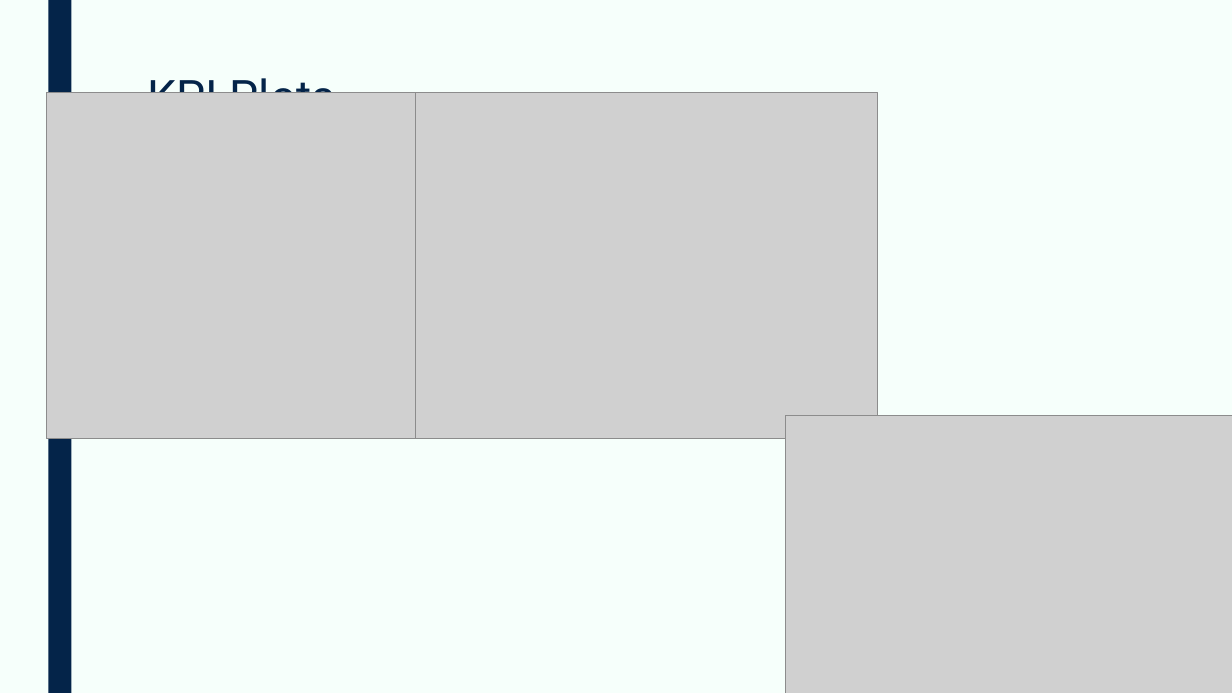
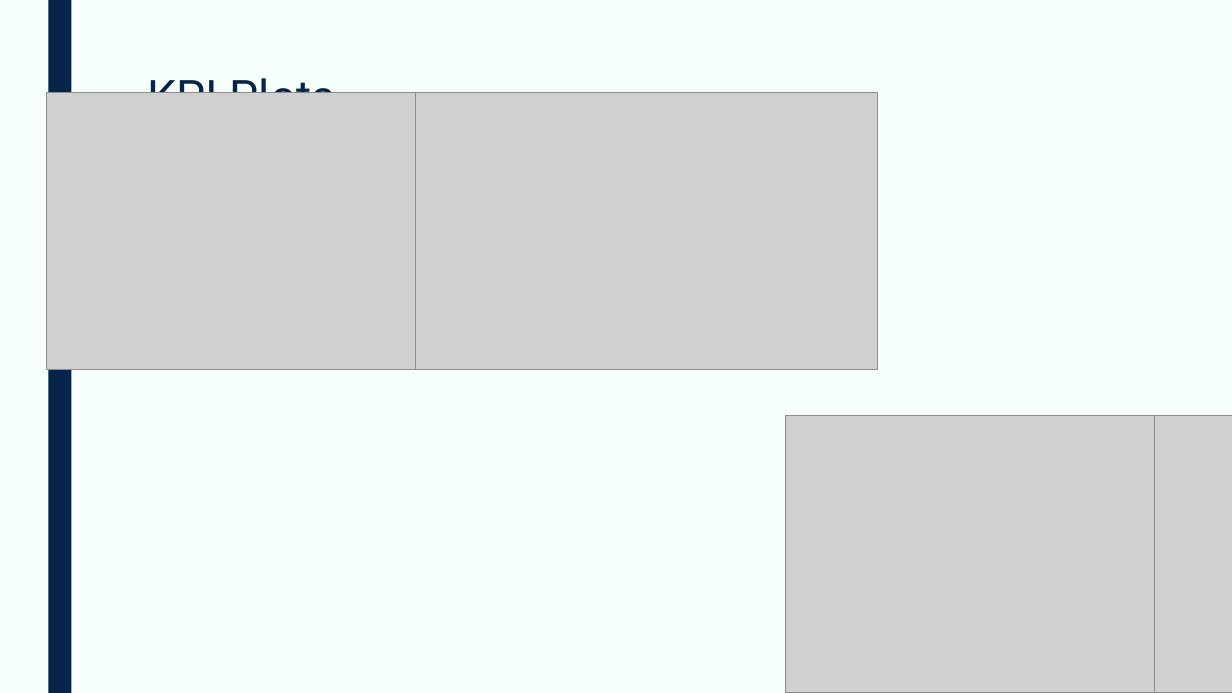
Before and after one commit to devangovind/AMUCLDISS, a slide deck: slide 6 of fastapi-backend/pres/output.pptx. Drawn at 1232x693 pixels with LibreOffice and Linux fonts; fonts in the diff are those of the drawing; grey boxes stand for pictures. Boxes give left, top, right and bottom in pixels: in the first picture for what was removed or moved away, otherwise in the second. Text is boxed around its words. In the diff, an @@ line names an element or a change of style, - is before the commit and + after.

Commit message:
updates to icons and plots

```diff
--- a/fastapi-backend/pres/output.pptx
+++ b/fastapi-backend/pres/output.pptx
@@ picture: place and size @@
-picture at box(46, 92, 508, 439)
+picture at box(46, 92, 508, 370)
@@ picture: place and size @@
-picture at box(416, 92, 878, 439)
+picture at box(416, 92, 878, 370)
@@ picture added at box(1155, 416, 1232, 693) @@
```
Also in this commit, not shown: 4 other slides changed, 1 other file.
